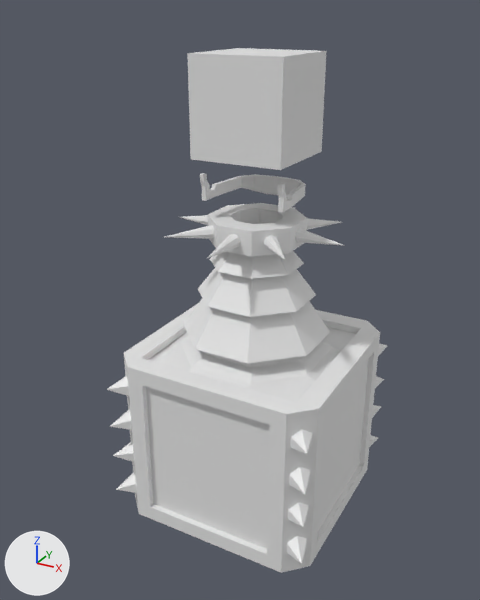
The Blender file art/models/actors/jack_in_the_box/jack_in_the_box.blend, before and after one commit.
Rendered twice from a 50 mm camera at (0.811, -1.58, 1.436) aimed at (-0.027, -0.058, 0.675). Every picture has the same lights, and +X, +Y and +Z are marked at lower left. The older version comes first.

In view in the first picture: 'Box_Bottom', 'skull_bot', 'skull_top'.
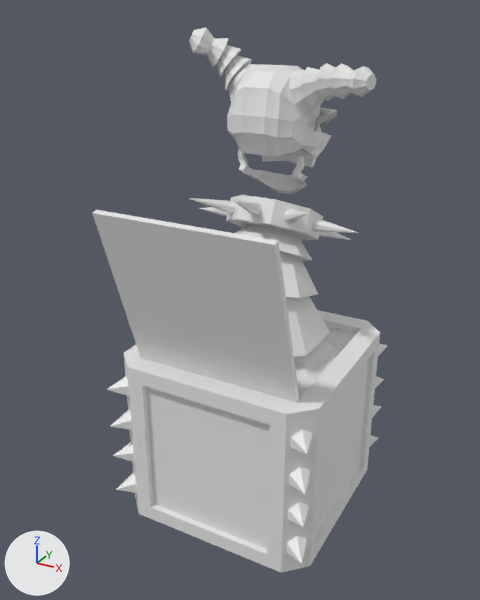
The edits, one by one:
Material 'Material.003' (mat_material_003) is new.
Its base color is (0.398, 0.398, 0.398) (grey #a9a9a9).
me_cube is used by ob_box_bottom; location (0.0, -0.008, 0.504); scale (0.304, 0.304, 0.304).
me_cube had 423 vertices, 370 faces and spanned x -1.02..1.02, y -1.06..1.06, z -1.64..1.35.
me_cube now has 429 vertices, 376 faces and spans x -1.02..1.02, y -1.28..1.13, z -1.64..1.61.
Part 1, on me_cube:
3 vertices in x -0.53..0.52, y -0.23..-0.17, z 0.6..0.61 move by (0.0, 0.07, 0.1).
3 vertices in x -0.17..0.18, y 0.41..0.42, z 1.23 move by (0.0, 0.32, -0.18).
155 vertices move from x -0.86..0.86, y -0.86..0.86, z 0.12..1.35 to x -0.86..0.86, y -0.51..1.13, z 0.12..1.59.
6 vertices are added at (-0.8, -1.28, 1.59), (-0.8, -0.75, 0.08), (-0.8, -1.23, 1.61), (0.8, -1.28, 1.59), (0.8, -0.75, 0.08), (0.8, -1.23, 1.61).
6 new faces join them.
me_cube_003 is used by ob_skull_bot; location (0.0, -0.018, 0.989); scale (0.205, 0.205, 0.205).
me_cube_003 had 80 vertices, 74 faces and spanned x -0.586..0.586, y -0.428..0.695, z -0.216..0.23.
me_cube_003 now has 117 vertices, 89 faces and spans x -0.5..0.5, y -0.548..0.897, z -0.257..0.207.
me_cube_003 part 2: 80 vertices removed from x -0.586..0.586, y -0.428..0.695, z -0.216..0.23; 117 vertices added at x -0.5..0.5, y -0.548..0.897, z -0.257..0.207.
me_cube_006 is used by ob_skull_top; location (0.0, -0.008, 1.207); scale (0.128, 0.128, 0.128).
me_cube_006 had 8 vertices, 6 faces and spanned x -1.0..1.0, y -1.0..1.0, z -1.0..1.0.
me_cube_006 now has 316 vertices, 283 faces and spans x -2.05..2.56, y -1.25..1.08, z -0.9..2.15.
me_cube_006 part 3: 8 vertices removed from x -1.0..1.0, y -1.0..1.0, z -1.0..1.0; 316 vertices added at x -2.05..2.56, y -1.25..1.08, z -0.9..2.15.
Mesh me_plane is new.
It has 35 vertices, 27 faces and spans x -0.9..0.89, y -0.89..1.23, z -0.68..0.17.
It uses material mat_material_003 (grey #a9a9a9).
Object 'skull_bot' (ob_skull_bot) moves from (0.0, -0.018, 0.989) to (-0.003, 0.109, 1.015).
Object 'skull_bot' (ob_skull_bot) turns from (0, 0, 0) to (-25, 0, 0) degrees about x, y and z.
Object 'skull_bot' (ob_skull_bot) is rescaled from (0.205, 0.205, 0.205) to (0.197, 0.112, 0.169).
Object 'skull_top' (ob_skull_top) moves from (0.0, -0.008, 1.207) to (0.0, 0.094, 1.138).
Object 'skull_top' (ob_skull_top) turns from (0, 0, 0) to (-11, 0, 0) degrees about x, y and z.
Object 'skull_top' (ob_skull_top) is rescaled from (0.128, 0.128, 0.128) to (0.11, 0.11, 0.11).
Object 'Glasses' (ob_glasses) is new; it shows me_plane.
Its location is (0.0, 0.198, 1.144).
Its rotation in degrees is (-88, 0.8, -0.1).
Its scale is (0.141, 0.048, 0.171).

Where the change shows, as pixel boxes [x1, y1, x2, y2] in the pictures (480 x 600 px; the box of a moved part takes in the faces that stretch with it):
'Box_Bottom', reshaped
    before: [107, 203, 387, 573]
    after: [92, 195, 387, 573]
'skull_top', reshaped, moved, turned, rescaled
    before: [187, 48, 327, 170]
    after: [189, 27, 376, 167]
'skull_bot', reshaped, moved, turned, rescaled
    before: [200, 173, 306, 212]
    after: [238, 150, 308, 194]
'Glasses', added
    after: [314, 108, 337, 131]
part 1 of me_cube, moved or reshaped
    before: [165, 203, 343, 367]
    after: [92, 195, 358, 402]
